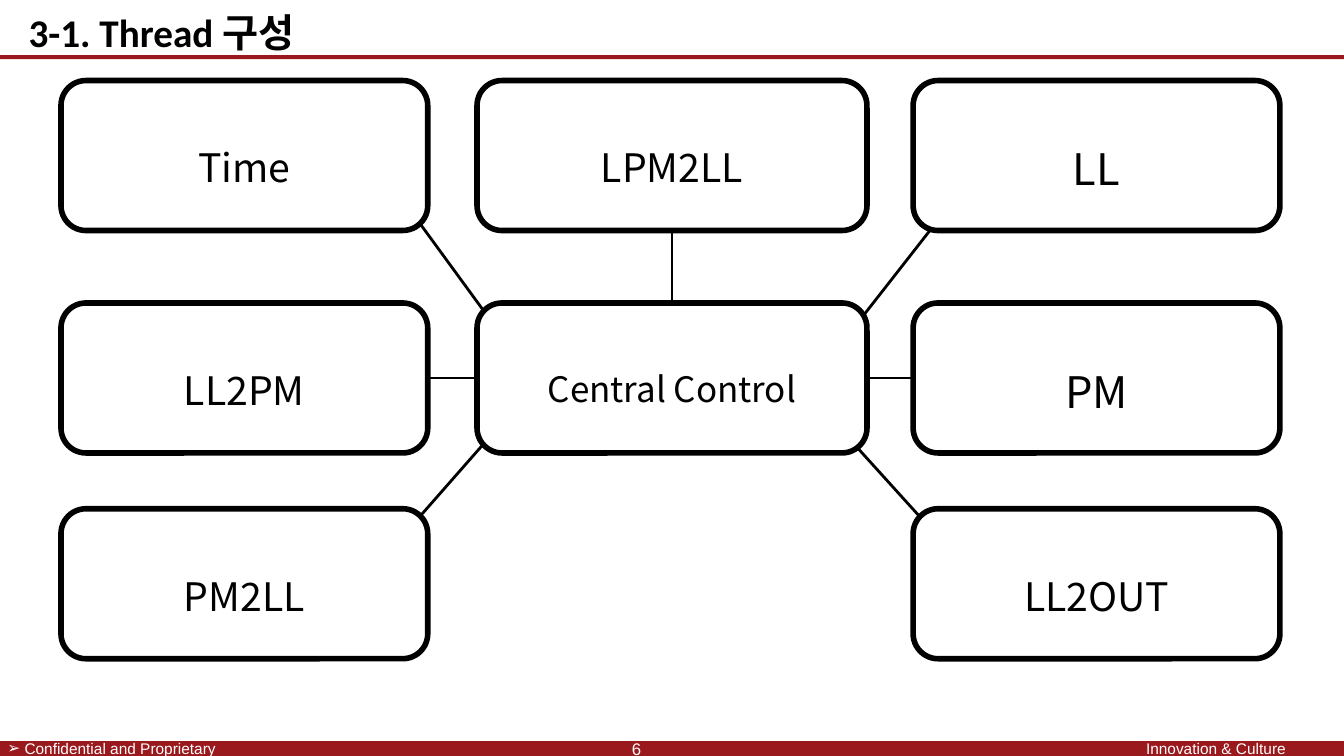
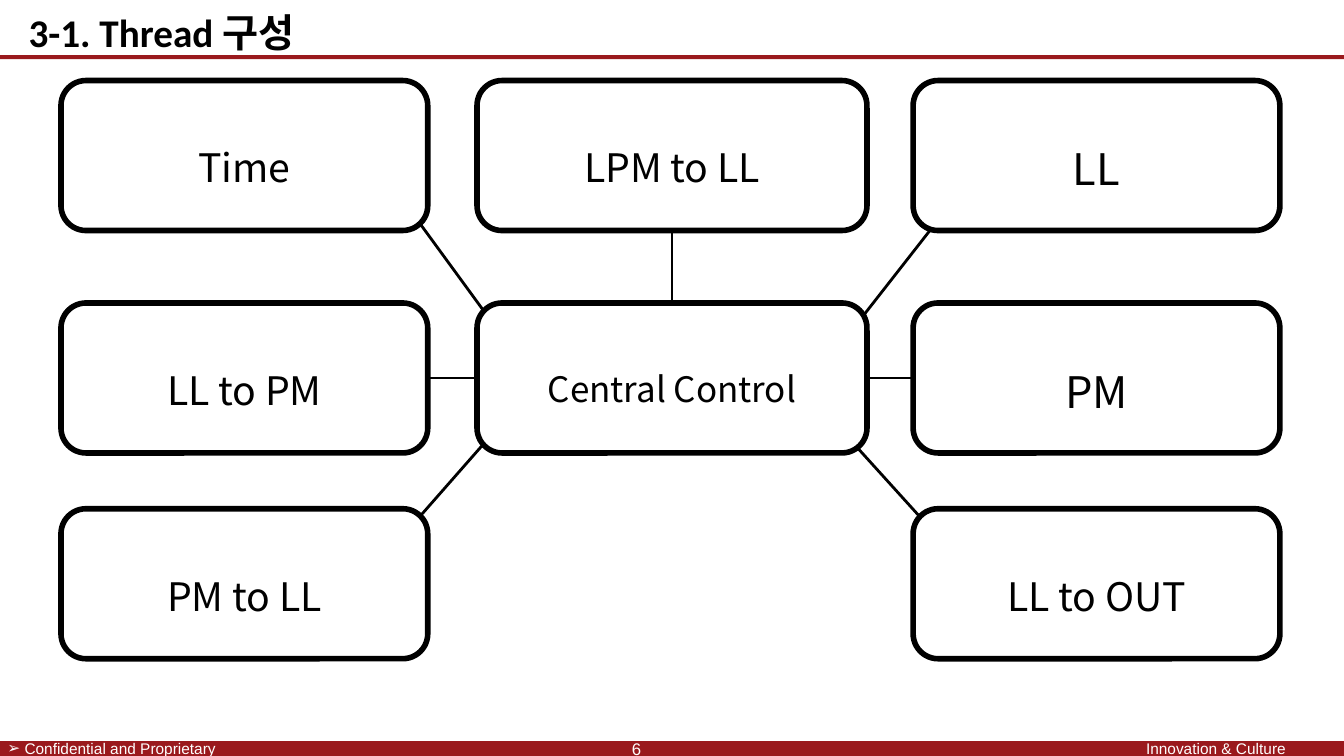
Before and after one commit to SaintSeong/JusungProject, a slide deck: slide 12 of A조 발표/A조 발표.pptx. Drawn at 1344x756 pixels with LibreOffice and Linux fonts; fonts in the diff are those of the drawing; background and template pictures are left out. Boxes give left, top, right and bottom in pixels: in the first picture for what was removed or moved away, otherwise in the second. Text is boxed around its words. In the diff, an @@ line names an element or a change of style, - is before the commit and + after.

```diff
--- a/A조 발표/A조 발표.pptx
+++ b/A조 발표/A조 발표.pptx
@@ text in rounded rectangle at (584, 153, 760, 183): text changed @@
-LPM2LL
+LPM to LL
@@ text in rounded rectangle at (167, 376, 322, 406): text changed @@
-LL2PM
+LL to PM
@@ text in rounded rectangle at (167, 582, 322, 612): text changed @@
-PM2LL
+PM to LL
@@ text in rounded rectangle at (1007, 581, 1186, 612): text changed @@
-LL2OUT
+LL to OUT
```
Also in this commit, not shown: 19 other slides changed, 1 slide added.
